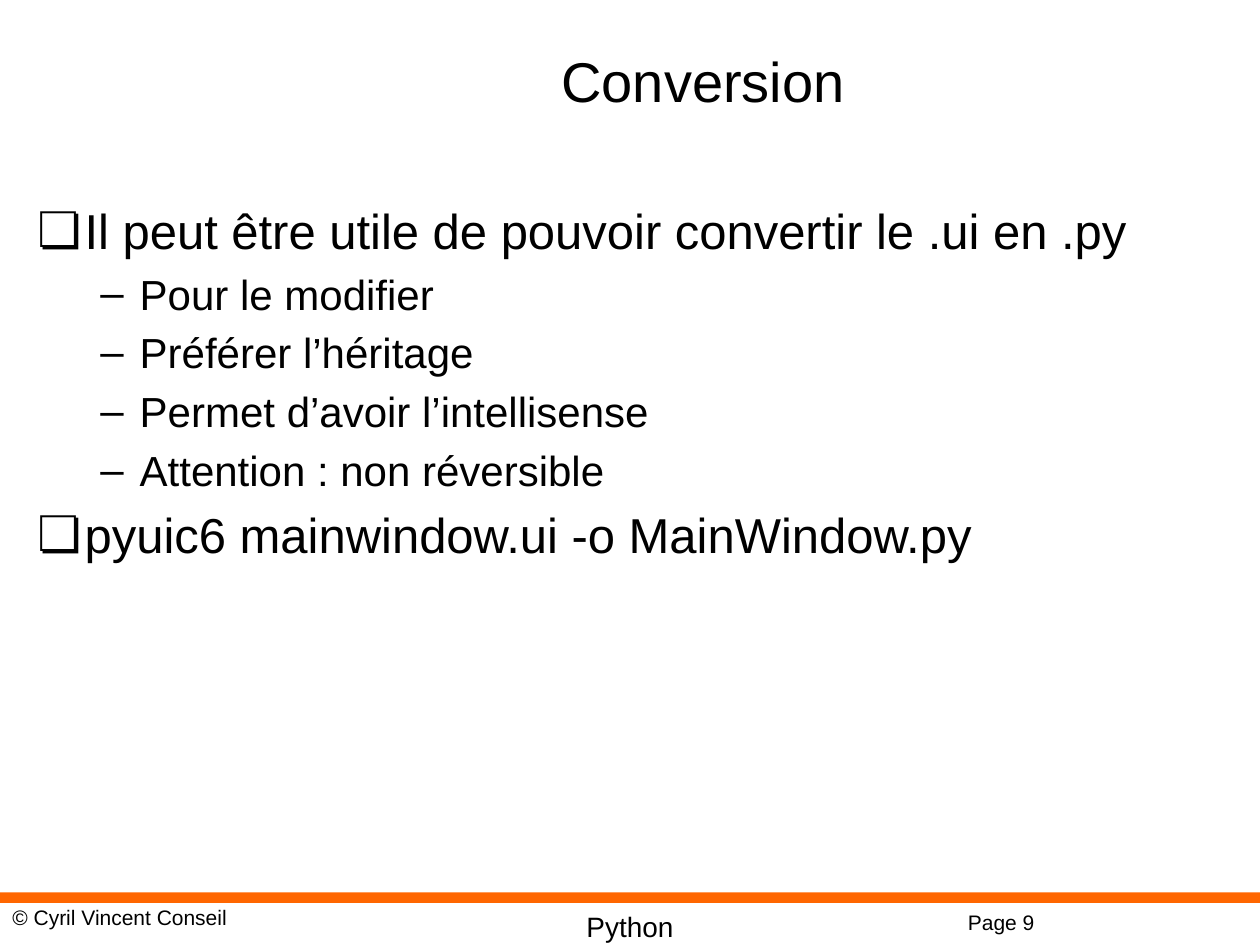
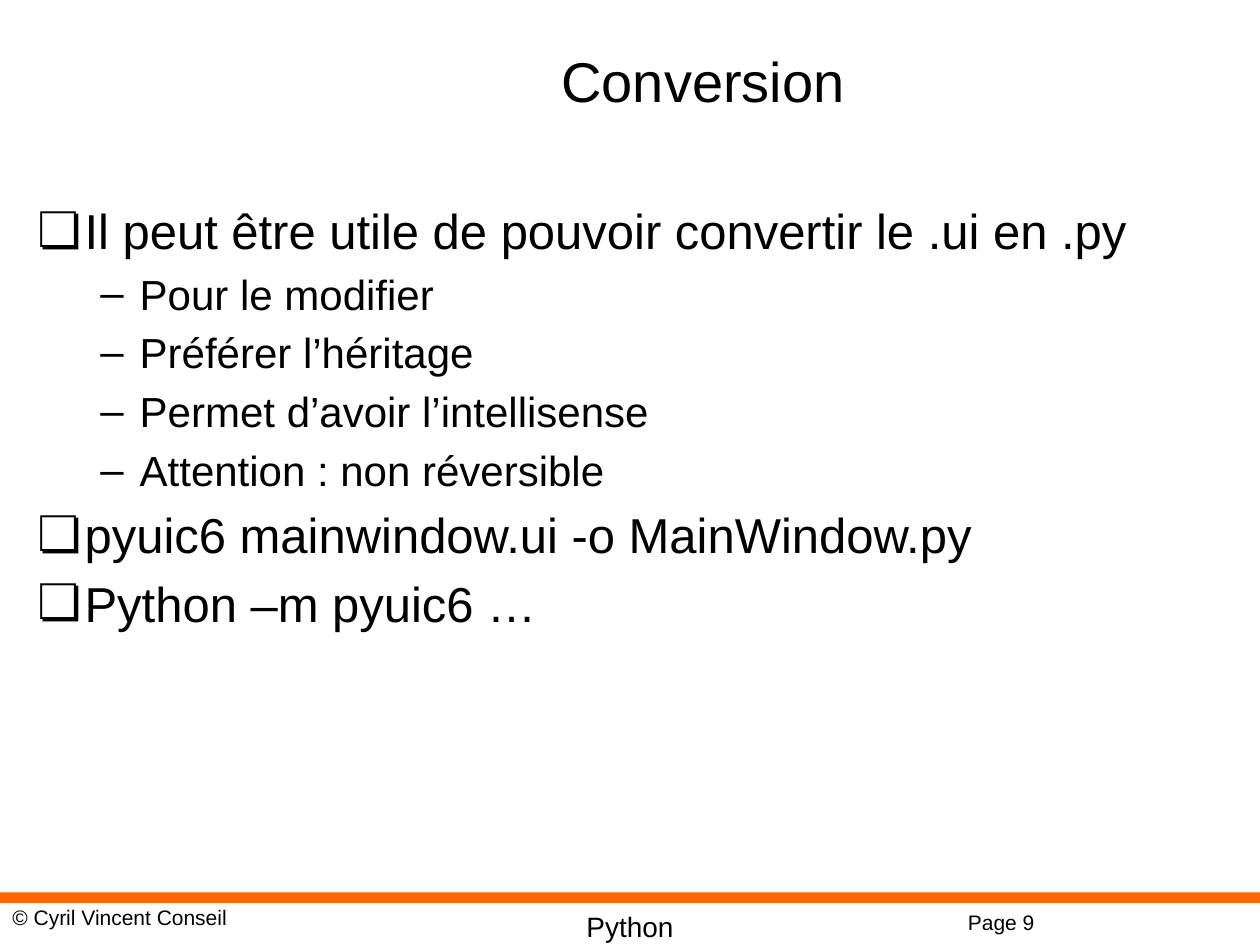
Before and after one commit to cyrilvincent/python-advanced, a slide deck: slide 9 of PPT/PyQt05-QtDesigner.pptx. Drawn at 1260x945 pixels with LibreOffice and Linux fonts; fonts in the diff are those of the drawing; background and template pictures are left out. Boxes give left, top, right and bottom in pixels: in the first picture for what was removed or moved away, otherwise in the second. Text is boxed around its words. In the diff, an @@ line names an element or a change of style, - is before the commit and + after.

```diff
--- a/PPT/PyQt05-QtDesigner.pptx
+++ b/PPT/PyQt05-QtDesigner.pptx
@@ text at [85,586,473,632]: paragraph added @@
+❏ Python –m pyuic6 …
```
Also in this commit, not shown: 3 other slides changed, 4 other files.
